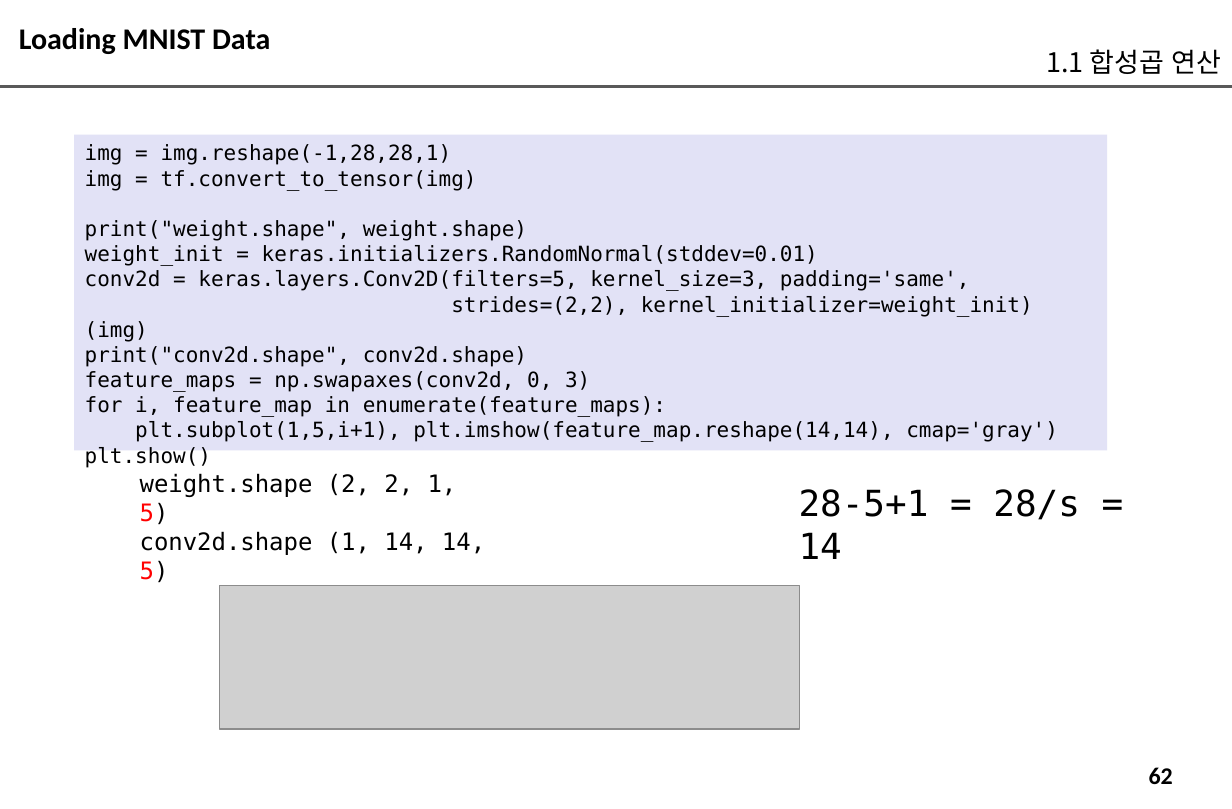
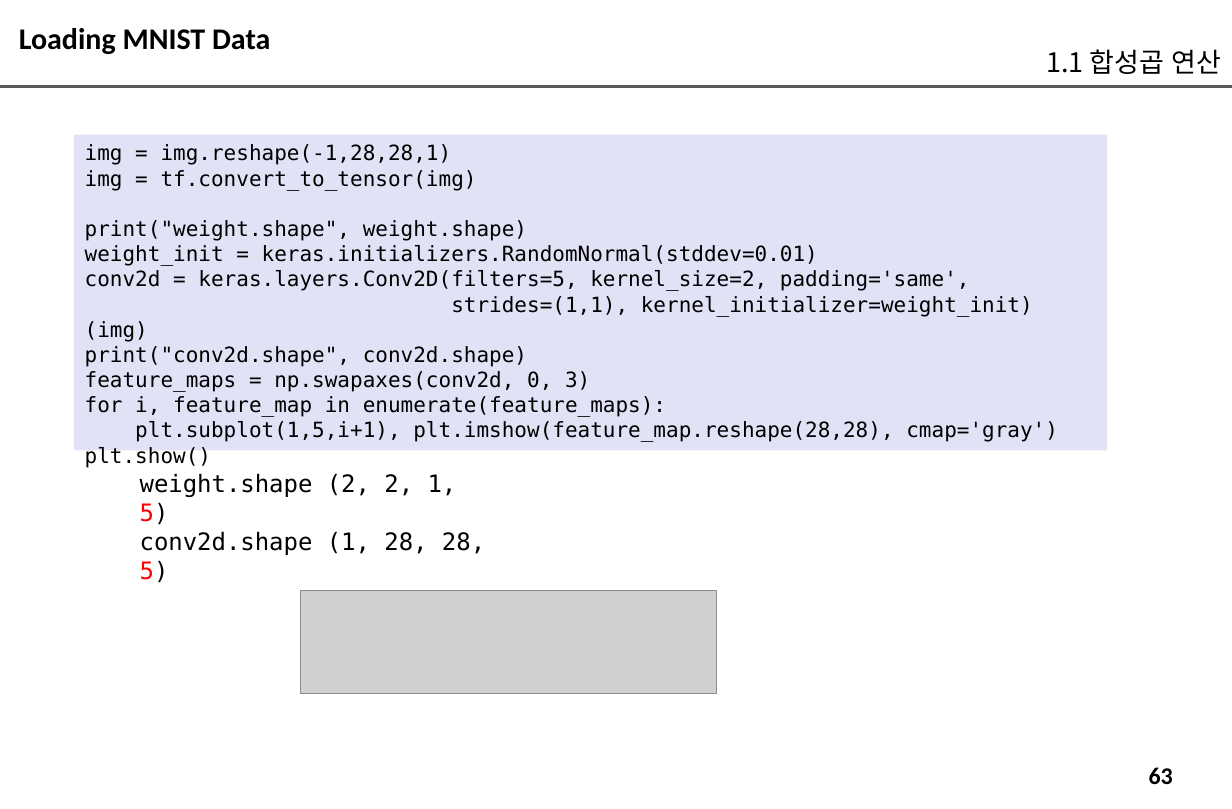
Before and after one commit to imguru-mooc/AI_CNN, a slide deck: slide 63 of 교재_판서_1.pptx (slide 62 before the commit). Drawn at 1232x809 pixels with LibreOffice and Linux fonts; fonts in the diff are those of the drawing; grey boxes stand for pictures. Boxes give left, top, right and bottom in pixels: in the first picture for what was removed or moved away, otherwise in the second. Text is boxed around its words. In the diff, an @@ line names an element or a change of style, - is before the commit and + after.

```diff
--- a/교재_판서_1.pptx
+++ b/교재_판서_1.pptx
@@ text in rectangle at <box>85,270,1033,342</box>: text changed @@
-conv2d = keras.layers.Conv2D(filters=5, kernel_size=3, padding='same',
-strides=(2,2), kernel_initializer=weight_init)(img)
+conv2d = keras.layers.Conv2D(filters=5, kernel_size=2, padding='same',
+strides=(1,1), kernel_initializer=weight_init)(img)
@@ text in rectangle at <box>135,421,1058,442</box>: text changed @@
-plt.subplot(1,5,i+1), plt.imshow(feature_map.reshape(14,14), cmap='gray')
+plt.subplot(1,5,i+1), plt.imshow(feature_map.reshape(28,28), cmap='gray')
@@ text removed at <box>799,489,1080,559</box> @@
-28-5+1 = 28/s = 14
@@ text at <box>140,531,485,583</box>: text changed @@
-conv2d.shape (1, 14, 14, 5)
+conv2d.shape (1, 28, 28, 5)
@@ picture: place and size @@
-picture at <box>219,586,799,729</box>
+picture at <box>300,591,715,695</box>
@@ page number at <box>1149,767,1173,784</box>: text changed @@
-62
+63
```
Also in this commit, not shown: 24 other slides changed, 2 slides added.
